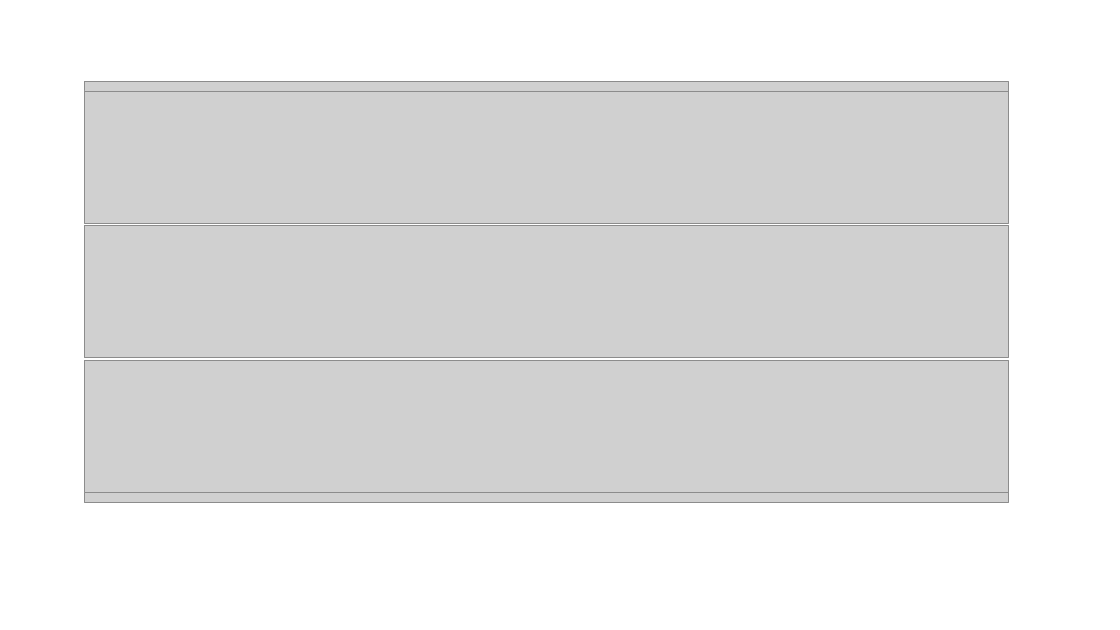
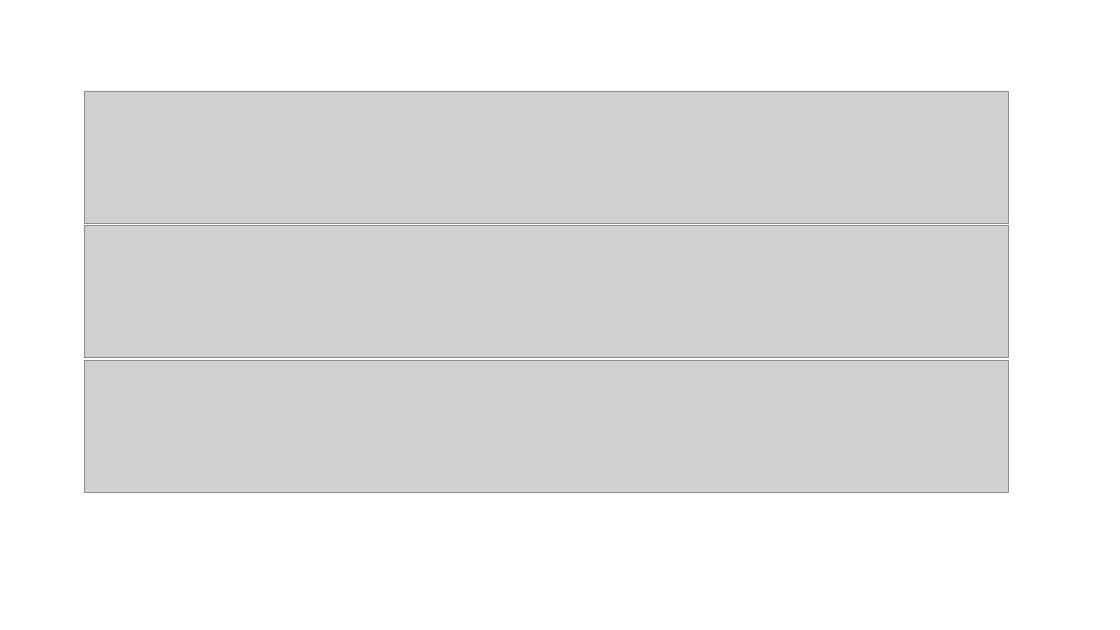
Before and after one commit to PanoAsh/SOTAs-reproduction-PhD-thesis, a slide deck: slide 2 of 360VSOD/show/figure_update/figure-360cap.pptx (slide 1 before the commit). Drawn at 1120x630 pixels with LibreOffice and Linux fonts; fonts in the diff are those of the drawing; grey boxes stand for pictures. Boxes give left, top, right and bottom in pixels: in the first picture for what was removed or moved away, otherwise in the second. Text is boxed around its words. In the diff, an @@ line names an element or a change of style, - is before the commit and + after.

```diff
--- a/360VSOD/show/figure_update/figure-360cap.pptx
+++ b/360VSOD/show/figure_update/figure-360cap.pptx
@@ picture removed at [84, 82, 1008, 116] @@
@@ picture removed at [84, 468, 1008, 502] @@
```
Also in this commit, not shown: 1 slide added, 1 other file.
